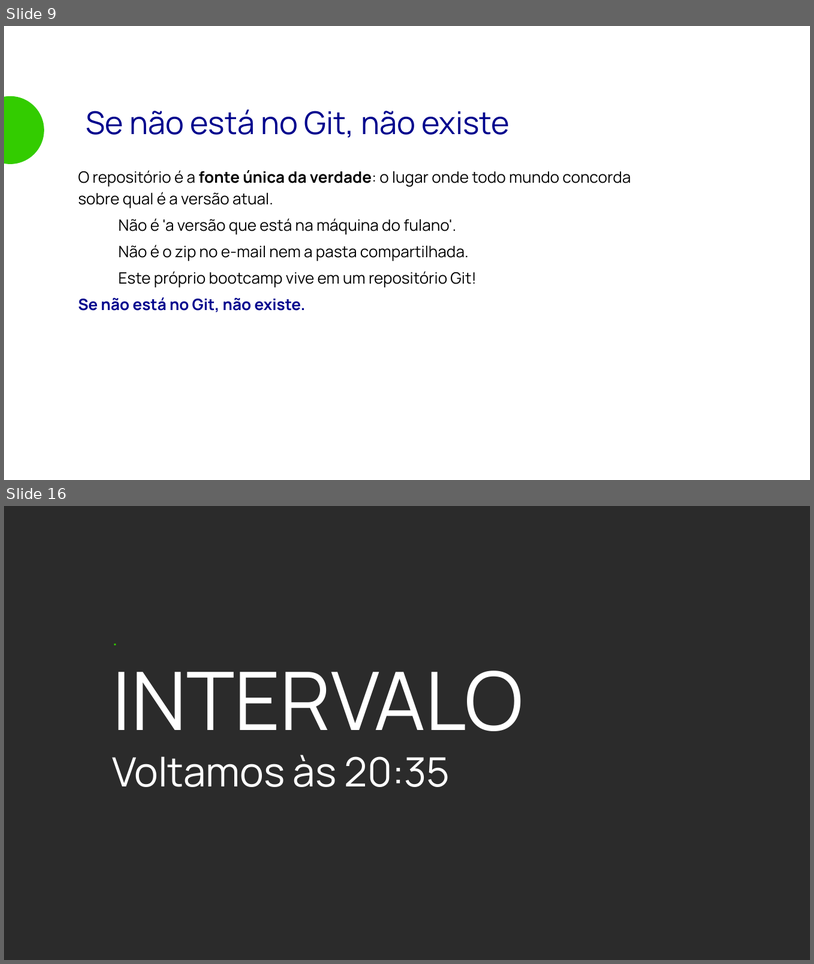
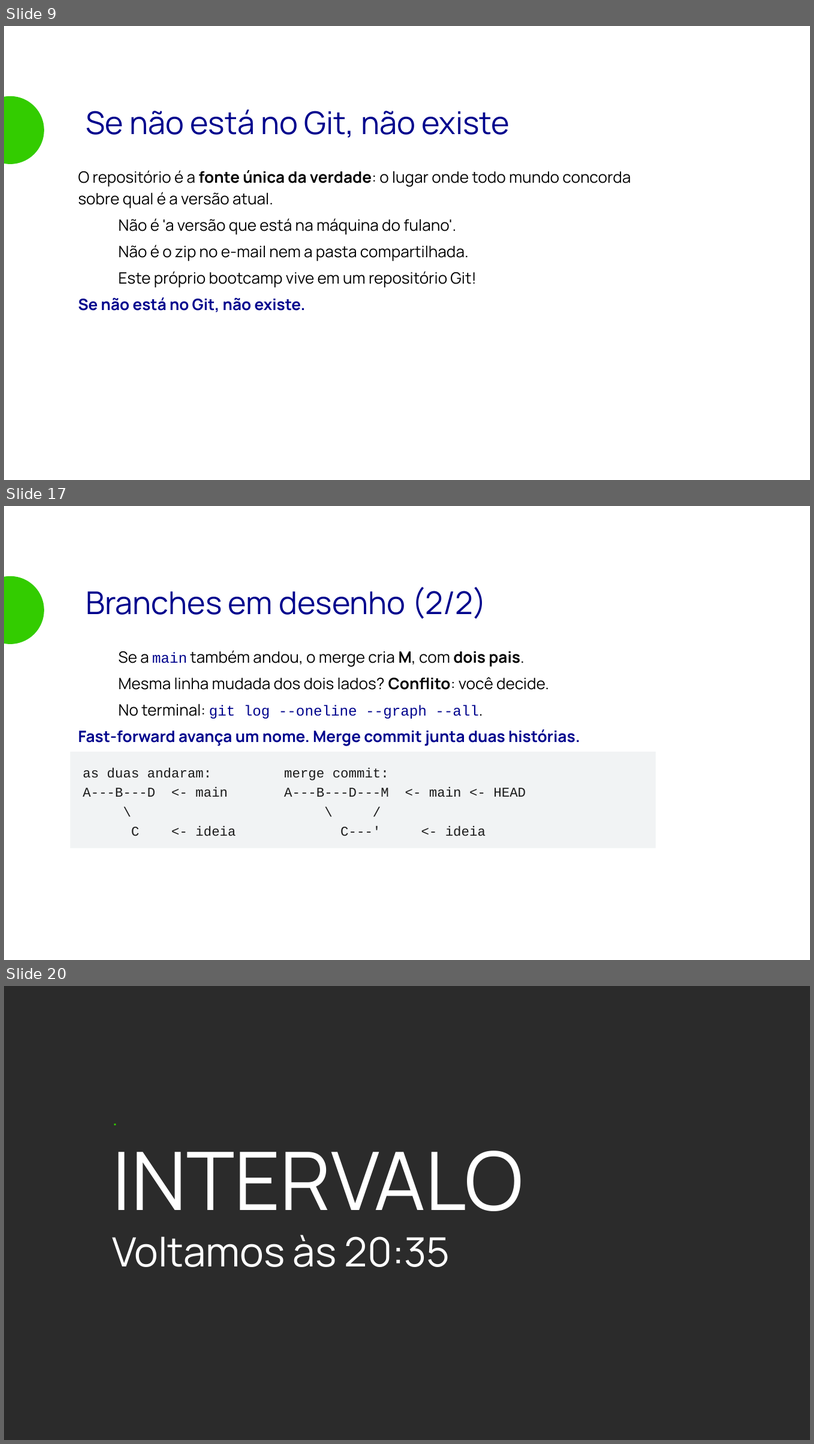
Before and after one commit to matera-vrn/bootcamp-devops-2026, a slide deck: aulas/aula-06-git/slides/aula-06.odp. Shown one above the other, each under a label of ours: slides 9 and 16 before the commit, slides 9, 17 and 20 after it; the slides between them are not shown. The pictures are 814x964 and 814x1444 pixels, drawn with LibreOffice and Linux fonts; fonts in the diff are those of the drawing; background and template pictures are left out; a plain dark background stands for a picture behind light text. Boxes give left, top, right and bottom in pixels: in the first picture for what was removed or moved away, otherwise in the second. Text is boxed around its words. In the diff, an @@ line names an element or a change of style, - is before the commit and + after.

```diff
--- a/aulas/aula-06-git/slides/aula-06.odp
+++ b/aulas/aula-06-git/slides/aula-06.odp
@@ slide 17 added at [4, 506, 810, 960], background picture (left out) @@
@@ ellipse added at [4, 576, 44, 644], fill #33CC00 @@
@@ text added at [86, 586, 486, 619], 28 pt, text #00048D @@
+Branches em desenho (2/2)
@@ text added at [78, 650, 581, 746], 14 pt, text #000000 @@
+● Se a main também andou, o merge cria M, com dois pais.
+● Mesma linha mudada dos dois lados? Conflito: você decide.
+● No terminal: git log --oneline --graph --all.
+Fast-forward avança um nome. Merge commit junta duas histórias.
@@ rectangle added at [70, 751, 656, 848], fill #F1F3F4, 12 pt, text #1A1A1A @@
+as duas andaram: merge commit:
+A---B---D <- main A---B---D---M <- main <- HEAD
+\ \ /
+C <- ideia C---' <- ideia
@@ what was slide 16 is now slide 20 @@
```
Also in this commit, not shown: 24 slides changed, 4 other slides added, 6 other files.
